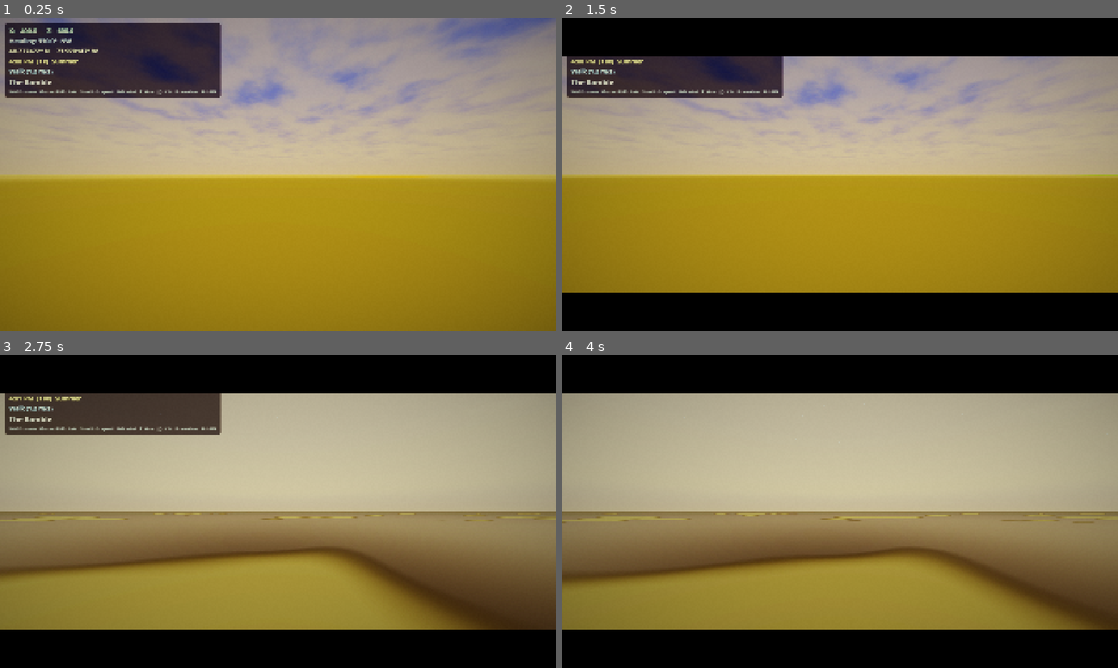
Above: before the commit, frames 1-4 (two rows, left to right).
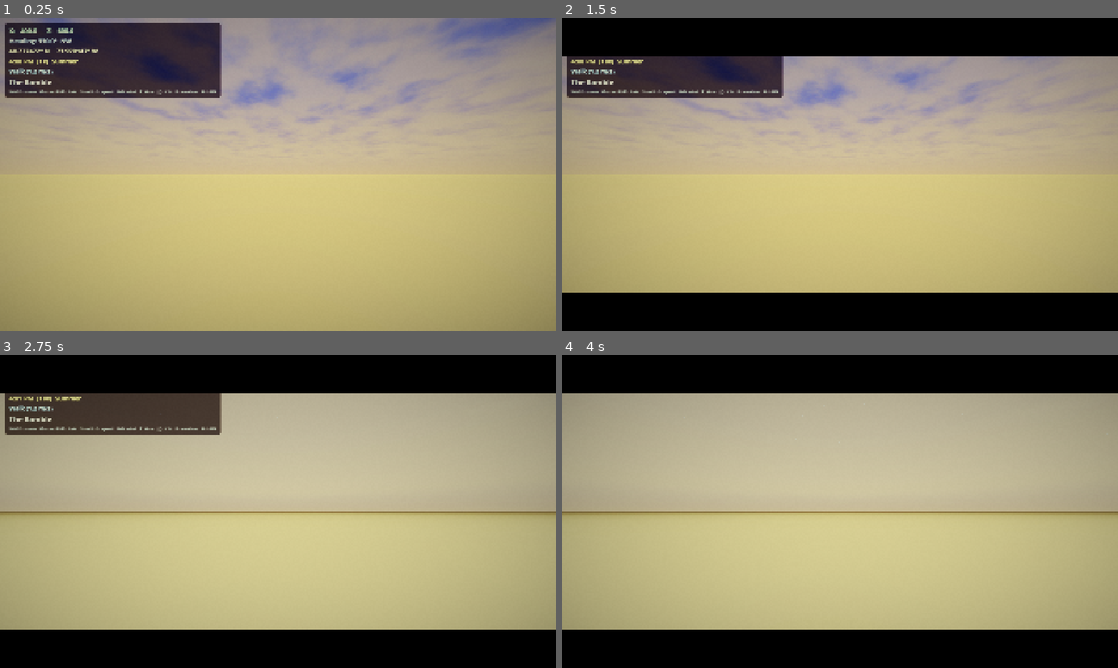
Above: after the commit, the same moments.

Repository: Central-Park-Walk/central-park-walk
Game: Godot game, scene res://main.tscn
Two runs of this game, one before a commit and one after it. Both use one fixed random seed, a clock stepped at 60 frames per second and the inputs below.
Inputs (mouse positions are in pixels of both pictures, inside the frame that each line leads up to):
- Up to frame 1 (0.25 s): no input
- Up to frame 2 (1.5 s): tap Enter at 0.5 s; move the mouse to (962, 158) at 0.52 s; hold D 0.53-1.28 s; tap T at 0.6 s; click (962, 158) at 0.67 s; tap Space at 1.25 s; move the mouse to (728, 190) at 1.27 s; hold S from 1.28 s (still down); tap L at 1.35 s
- Up to frame 3 (2.75 s): tap Enter at 2 s; move the mouse to (333, 442) at 2.02 s; release S at 2.03 s; hold D from 2.03 s (still down); tap P at 2.1 s
- Up to frame 4 (4 s): move the mouse to (812, 574) at 2.77 s; release D at 2.78 s; hold W 2.78-3.53 s; tap G at 2.85 s; click (812, 574) at 2.92 s; move the mouse to (1006, 558) at 3.52 s; hold A from 3.53 s (still down); tap H at 3.6 s

The runs differ from the first frame. In frame 1, 50% of the frame differs, in the area x 0-100%, y 50-100%; in frame 2, 38%; in frame 3, 37%; in frame 4, 37%.

Commit message:
Extract shared hash/noise to include, convert terrain to global uniforms
- Create shaders/include/hash_noise.gdshaderinc with hash2, vnoise, fbm3
- Replace 7 duplicate hash functions across shaders with shared include
- Convert terrain rain_wetness/snow_cover from local to global uniforms
- Remove redundant _terrain_mat.set_shader_parameter() calls in main.gd
- Remove unused dew_amount uniform from terrain shader

Co-Authored-By: Claude Opus 4.6 <noreply@anthropic.com>

Diff:
--- a/main.gd
+++ b/main.gd
@@ -484,8 +484,6 @@
 	else:
 		_snow_cover = maxf(_snow_cover - delta * 0.05, 0.0)  # ~20s to melt
 	if _snow_cover != prev_snow:
-		if _terrain_mat:
-			_terrain_mat.set_shader_parameter("snow_cover", _snow_cover)
 		RenderingServer.global_shader_parameter_set("snow_cover", _snow_cover)
 
 	# Rain wetness — ground darkens, gets glossy
@@ -495,8 +493,6 @@
 	else:
 		_rain_wetness = maxf(_rain_wetness - delta * 0.015, 0.0)  # ~67s to dry
 	if _rain_wetness != prev_wet:
-		if _terrain_mat:
-			_terrain_mat.set_shader_parameter("rain_wetness", _rain_wetness)
 		RenderingServer.global_shader_parameter_set("rain_wetness", _rain_wetness)
 
 	# Season advance
@@ -610,9 +606,6 @@
 	else:
 		_snow_cover = 0.0
 		_rain_wetness = 0.0
-	if _terrain_mat:
-		_terrain_mat.set_shader_parameter("snow_cover", _snow_cover)
-		_terrain_mat.set_shader_parameter("rain_wetness", _rain_wetness)
 	RenderingServer.global_shader_parameter_set("snow_cover", _snow_cover)
 	RenderingServer.global_shader_parameter_set("rain_wetness", _rain_wetness)
 
--- a/shaders/facade.gdshader
+++ b/shaders/facade.gdshader
@@ -36,11 +36,7 @@
 
 varying vec3 world_pos;
 
-float hash2(vec2 p) {
-	p = fract(p * vec2(127.1, 311.7));
-	p += dot(p, p + 43.21);
-	return fract(p.x * p.y);
-}
+#include "res://shaders/include/hash_noise.gdshaderinc"
 
 void vertex() {
 	world_pos = (MODEL_MATRIX * vec4(VERTEX, 1.0)).xyz;
--- a/shaders/imagine_mosaic.gdshader
+++ b/shaders/imagine_mosaic.gdshader
@@ -4,12 +4,7 @@
 global uniform float rain_wetness;
 global uniform float snow_cover;
 
-// Hash for tesserae grain variation
-float mosaic_hash(vec2 p) {
-	p = fract(p * vec2(127.1, 311.7));
-	p += dot(p, p + 43.21);
-	return fract(p.x * p.y);
-}
+#include "res://shaders/include/hash_noise.gdshaderinc"
 
 void fragment() {
 	// UV 0..1, center at 0.5
@@ -25,7 +20,7 @@
 	vec2 tile_uv = UV * 160.0;  // ~160 tiles across diameter
 	vec2 tile_id = floor(tile_uv);
 	vec2 tile_f = fract(tile_uv) - 0.5;
-	float tile_var = mosaic_hash(tile_id);
+	float tile_var = hash2(tile_id);
 	// Grout lines between tesserae
 	float grout = smoothstep(0.38, 0.42, max(abs(tile_f.x), abs(tile_f.y)));
 	float grout_mask = 1.0 - (1.0 - grout) * 0.3;
@@ -128,7 +123,7 @@
 
 	// Snow: light dusting
 	if (snow_cover > 0.01) {
-		float snow_noise = mosaic_hash(tile_id + vec2(99.0));
+		float snow_noise = hash2(tile_id + vec2(99.0));
 		// Snow collects in grout lines and lower spots
 		float snow_in_grout = (1.0 - grout) * 0.4;
 		float snow_amt = snow_cover * (0.6 + snow_in_grout + snow_noise * 0.2);
--- a/shaders/path.gdshader
+++ b/shaders/path.gdshader
@@ -20,11 +20,7 @@
 
 varying flat float depth_jitter;
 
-float pos_hash(vec2 p) {
-	p = fract(p * vec2(127.1, 311.7));
-	p += dot(p, p + 43.21);
-	return fract(p.x * p.y);
-}
+#include "res://shaders/include/hash_noise.gdshaderinc"
 
 void vertex() {
 	vec3 world = (MODEL_MATRIX * vec4(VERTEX, 1.0)).xyz;
@@ -34,7 +30,7 @@
 		VERTEX.y = snapped.y;
 	}
 	// Per-triangle depth jitter to break z-fighting at same-type intersections
-	depth_jitter = pos_hash(floor(world.xz * 0.5)) * 0.0003;
+	depth_jitter = hash2(floor(world.xz * 0.5)) * 0.0003;
 }
 
 void fragment() {
@@ -51,7 +47,7 @@
 	float autumn_t = smoothstep(2.0, 2.6, season_t) * (1.0 - smoothstep(3.3, 3.8, season_t));
 	if (autumn_t > 0.01) {
 		// Leaf debris: small brown/amber patches on pavement
-		float leaf_noise = pos_hash(floor(UV * 40.0));
+		float leaf_noise = hash2(floor(UV * 40.0));
 		float leaf_mask = step(0.85, leaf_noise) * autumn_t;
 		vec3 leaf_col = mix(vec3(0.45, 0.28, 0.10), vec3(0.58, 0.32, 0.12), leaf_noise);
 		ALBEDO = mix(ALBEDO, leaf_col, leaf_mask * 0.5);
@@ -62,7 +58,7 @@
 	float winter_t = smoothstep(2.8, 3.5, season_t);
 	if (winter_t > 0.01) {
 		// Road salt residue: lighter streaks on pavement
-		float salt_noise = pos_hash(floor(UV * 20.0));
+		float salt_noise = hash2(floor(UV * 20.0));
 		float salt_mask = step(0.8, salt_noise) * winter_t;
 		ALBEDO = mix(ALBEDO, ALBEDO * 1.25 + vec3(0.06), salt_mask * 0.3);
 		// Overall cooler, grayer
@@ -87,7 +83,7 @@
 		SPECULAR  = mix(SPECULAR, 0.15, snow_amt);
 		// Snow sparkle on paths
 		if (snow_amt > 0.3) {
-			float sparkle = pos_hash(floor(world.xz * 25.0));
+			float sparkle = hash2(floor(world.xz * 25.0));
 			if (sparkle > 0.96) {
 				float si = (sparkle - 0.96) * 25.0;
 				SPECULAR = mix(SPECULAR, 0.90, si * snow_amt);
--- a/shaders/stone.gdshader
+++ b/shaders/stone.gdshader
@@ -12,21 +12,7 @@
 varying vec3 world_pos;
 varying vec3 world_nrm;
 
-// Simple hash for procedural variation
-float stone_hash(vec2 p) {
-	p = fract(p * vec2(127.1, 311.7));
-	p += dot(p, p + 43.21);
-	return fract(p.x * p.y);
-}
-float stone_noise(vec2 p) {
-	vec2 i = floor(p); vec2 f = fract(p);
-	vec2 u = f * f * (3.0 - 2.0 * f);
-	return mix(mix(stone_hash(i), stone_hash(i+vec2(1.,0.)), u.x),
-	           mix(stone_hash(i+vec2(0.,1.)), stone_hash(i+vec2(1.,1.)), u.x), u.y);
-}
-float stone_fbm(vec2 p) {
-	return stone_noise(p) * 0.5 + stone_noise(p * 2.13) * 0.3 + stone_noise(p * 4.57) * 0.2;
-}
+#include "res://shaders/include/hash_noise.gdshaderinc"
 
 void vertex() {
 	world_pos = (MODEL_MATRIX * vec4(VERTEX, 1.0)).xyz;
@@ -55,7 +41,7 @@
 	SPECULAR   = 0.10;
 
 	// Mica sparkle: Manhattan schist has visible mica flakes catching light
-	float mica = stone_hash(floor(world_pos.xz * 20.0 + world_pos.yy * 15.0));
+	float mica = hash2(floor(world_pos.xz * 20.0 + world_pos.yy * 15.0));
 	if (mica > 0.92) {
 		SPECULAR = mix(SPECULAR, 0.55, (mica - 0.92) * 12.5);
 		ALBEDO += vec3(0.03, 0.03, 0.04) * (mica - 0.92) * 12.5;
@@ -69,7 +55,7 @@
 		float glacial_u = world_pos.x * ca + world_pos.z * sa;
 		float glacial_v = -world_pos.x * sa + world_pos.z * ca;
 		// Parallel grooves at ~2cm spacing with variation
-		float groove = sin(glacial_u * 180.0 + stone_noise(vec2(glacial_u, glacial_v) * 8.0) * 3.0);
+		float groove = sin(glacial_u * 180.0 + vnoise(vec2(glacial_u, glacial_v) * 8.0) * 3.0);
 		groove = smoothstep(0.3, 0.8, groove);
 		// Only on relatively flat, exposed stone (bridges, outcrops, wall tops)
 		float striation_strength = smoothstep(0.7, 0.95, world_nrm.y) * 0.08;
@@ -78,8 +64,8 @@
 	}
 
 	// Age weathering: dirt accumulation in crevices, staining on faces
-	float weather_noise = stone_fbm(world_pos.xz * 0.12);
-	float stain_noise   = stone_fbm(world_pos.xz * 0.04 + vec2(50.0));
+	float weather_noise = fbm3(world_pos.xz * 0.12);
+	float stain_noise   = fbm3(world_pos.xz * 0.04 + vec2(50.0));
 	// Dirt streaks: darker in low areas and crevices (vertical bias)
 	float vertical_dirt = (1.0 - world_nrm.y) * 0.15 * weather_noise;
 	ALBEDO *= (1.0 - vertical_dirt);
@@ -91,7 +77,7 @@
 	float spring_summer = smoothstep(0.0, 1.0, season_t) * (1.0 - smoothstep(2.5, 3.5, season_t));
 	float moss_facing = max(0.0, -world_nrm.z) * 0.5 + max(0.0, -world_nrm.x) * 0.3;
 	// Moss prefers sheltered lower portions of walls and shaded faces
-	float moss_noise = stone_fbm(world_pos.xz * 0.25 + vec2(100.0));
+	float moss_noise = fbm3(world_pos.xz * 0.25 + vec2(100.0));
 	float moss_mask = moss_facing * smoothstep(0.4, 0.7, moss_noise) * spring_summer;
 	moss_mask *= smoothstep(3.0, 0.5, world_pos.y);  // more at base of structures
 	if (moss_mask > 0.01) {
@@ -115,7 +101,7 @@
 	// Winter frost on stone — ice crystals in crevices
 	float winter_t = smoothstep(2.5, 3.5, season_t);
 	if (winter_t > 0.01 && rain_wetness < 0.1) {
-		float frost_noise = stone_hash(floor(world_pos.xz * 6.0));
+		float frost_noise = hash2(floor(world_pos.xz * 6.0));
 		float frost = step(0.5, frost_noise) * winter_t * 0.3;
 		// Frost prefers upward and sheltered faces
 		frost *= (0.3 + world_nrm.y * 0.7);
@@ -126,7 +112,7 @@
 
 	// Snow on upward-facing surfaces
 	if (snow_cover > 0.01 && world_nrm.y > 0.5) {
-		float snow_noise = stone_hash(floor(world_pos.xz * 3.0)) * 0.2;
+		float snow_noise = hash2(floor(world_pos.xz * 3.0)) * 0.2;
 		float snow_amt = clamp((world_nrm.y - 0.5) * 2.0 * snow_cover + snow_noise, 0.0, 1.0);
 		ALBEDO = mix(ALBEDO, vec3(0.92, 0.93, 0.96), snow_amt * 0.7);
 		ROUGHNESS = mix(ROUGHNESS, 0.90, snow_amt);
--- a/shaders/terrain.gdshader
+++ b/shaders/terrain.gdshader
@@ -56,14 +56,10 @@
 // Park boundary mask: white = inside park, black = outside
 uniform sampler2D park_mask : filter_linear, repeat_disable;
 
-// Snow accumulation
-uniform float snow_cover : hint_range(0.0, 1.0) = 0.0;
-// Rain wetness — darkens surfaces, lowers roughness
-uniform float rain_wetness : hint_range(0.0, 1.0) = 0.0;
-// Season: 0=spring, 1=summer, 2=autumn, 3=winter (wraps at 4)
+// Weather & season (global uniforms — set by main.gd via RenderingServer)
+global uniform float snow_cover;
+global uniform float rain_wetness;
 global uniform float season_t;
-// Morning dew — subtle specular on grass at dawn
-uniform float dew_amount : hint_range(0.0, 1.0) = 0.0;
 
 // Landuse zone map: encodes zone type per pixel
 // 0=unzoned (default mowed lawn), 1=garden, 2=grass, 3=pitch, 4=playground,
@@ -75,17 +71,9 @@
 
 varying vec3 world_pos;
 
-float hash2(vec2 p) {
-	p = fract(p * vec2(127.1, 311.7));
-	p += dot(p, p + 43.21);
-	return fract(p.x * p.y);
-}
-float vnoise(vec2 p) {
-	vec2 i = floor(p); vec2 f = fract(p);
-	vec2 u = f * f * (3.0 - 2.0 * f);
-	return mix(mix(hash2(i), hash2(i+vec2(1.,0.)), u.x),
-	           mix(hash2(i+vec2(0.,1.)), hash2(i+vec2(1.,1.)), u.x), u.y);
-}
+#include "res://shaders/include/hash_noise.gdshaderinc"
+
+// Variable-octave FBM (terrain needs more than 3 octaves in places)
 float fbm(vec2 p, int oct) {
 	float v = 0.0, a = 0.5;
 	for (int i = 0; i < oct; i++) { v += a*vnoise(p); p *= 2.13; a *= 0.47; }
--- a/shaders/tree_bark.gdshader
+++ b/shaders/tree_bark.gdshader
@@ -8,11 +8,7 @@
 varying vec3 world_pos;
 varying vec3 world_nrm;
 
-float bark_hash(vec2 p) {
-	p = fract(p * vec2(127.1, 311.7));
-	p += dot(p, p + 43.21);
-	return fract(p.x * p.y);
-}
+#include "res://shaders/include/hash_noise.gdshaderinc"
 
 void vertex() {
 	world_pos = (MODEL_MATRIX * vec4(VERTEX, 1.0)).xyz;
@@ -22,11 +18,11 @@
 void fragment() {
 	// Base bark color with per-tree variation from world position
 	vec3 tree_base = (MODEL_MATRIX * vec4(0.0, 0.0, 0.0, 1.0)).xyz;
-	float tree_var = bark_hash(floor(tree_base.xz * 0.5));
+	float tree_var = hash2(floor(tree_base.xz * 0.5));
 	vec3 col = bark_color * (0.90 + tree_var * 0.20);
 
 	// Vertical bark texture streaks
-	float streak = bark_hash(vec2(world_pos.x * 3.0 + world_pos.z * 2.0, world_pos.y * 8.0));
+	float streak = hash2(vec2(world_pos.x * 3.0 + world_pos.z * 2.0, world_pos.y * 8.0));
 	col *= (0.90 + streak * 0.20);
 
 	ALBEDO = col;
@@ -39,7 +35,7 @@
 	float local_h = world_pos.y - tree_base.y;
 	float moss_height = smoothstep(3.0, 0.0, local_h);  // bottom 3m of trunk
 	float moss_facing = max(0.0, -world_nrm.z) * 0.5 + max(0.0, -world_nrm.x) * 0.3 + 0.2;
-	float moss_noise = bark_hash(floor(world_pos.xz * 4.0 + world_pos.yy * 2.0));
+	float moss_noise = hash2(floor(world_pos.xz * 4.0 + world_pos.yy * 2.0));
 	float moss = moss_height * moss_facing * step(0.4, moss_noise) * spring_summer;
 	if (moss > 0.01) {
 		vec3 moss_col = mix(vec3(0.10, 0.20, 0.06), vec3(0.16, 0.26, 0.08), moss_noise);
@@ -61,7 +57,7 @@
 	// Snow on upward-facing bark and branch crotches
 	if (snow_cover > 0.01) {
 		float upward = max(world_nrm.y, 0.0);
-		float snow_noise = bark_hash(floor(world_pos.xz * 5.0 + world_pos.yy * 3.0));
+		float snow_noise = hash2(floor(world_pos.xz * 5.0 + world_pos.yy * 3.0));
 		float snow_amt = snow_cover * smoothstep(0.3, 0.7, upward + snow_noise * 0.3);
 		ALBEDO = mix(ALBEDO, vec3(0.90, 0.91, 0.94), snow_amt * 0.7);
 		ROUGHNESS = mix(ROUGHNESS, 0.85, snow_amt);
Not shown, added: shaders/include/hash_noise.gdshaderinc
